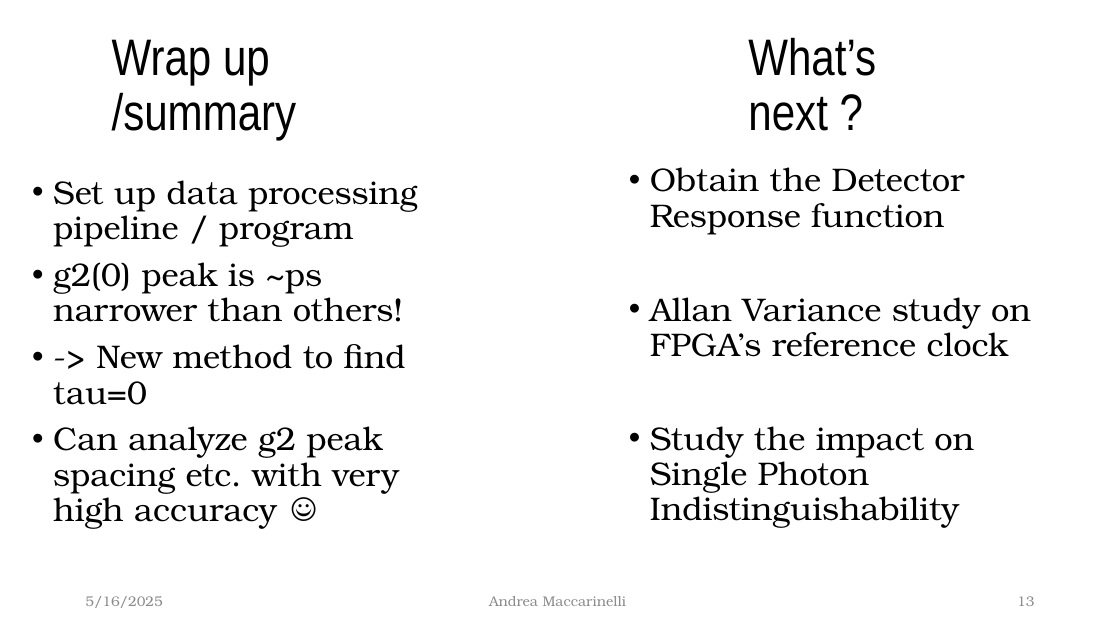
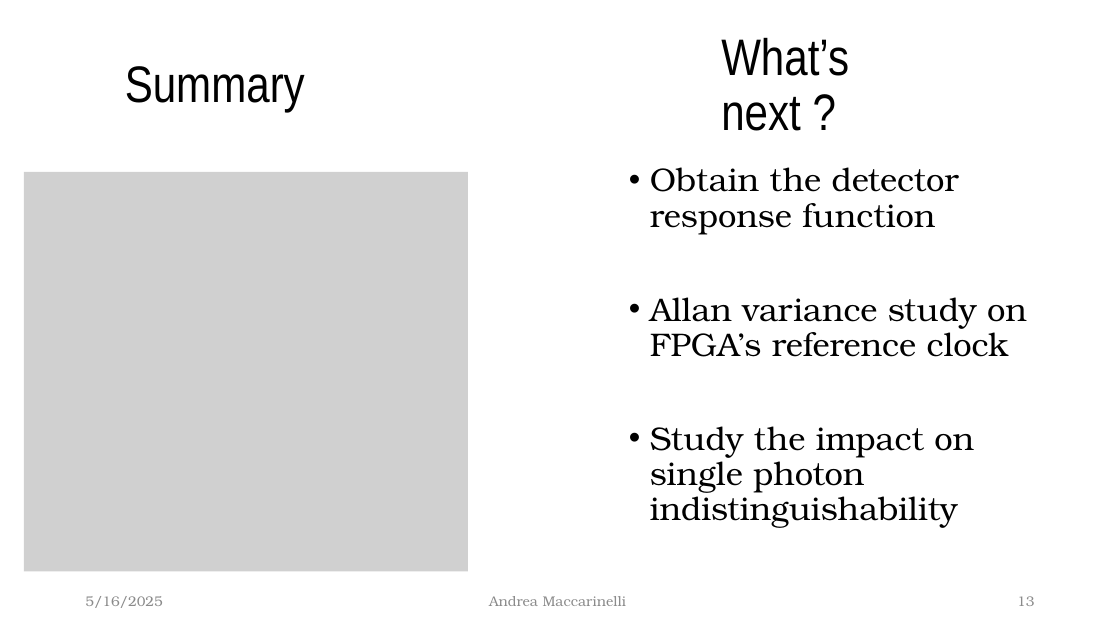
Before and after one commit to McMysterio23/MSc-Project, a slide deck: slide 13 of Midterm_Presentation/The effect of temporal jitter on single photon_v01_WL.pptx. Drawn at 1120x630 pixels with LibreOffice and Linux fonts; fonts in the diff are those of the drawing; grey boxes stand for pictures. Boxes give left, top, right and bottom in pixels: in the first picture for what was removed or moved away, otherwise in the second. Text is boxed around its words. In the diff, an @@ line names an element or a change of style, - is before the commit and + after.

```diff
--- a/Midterm_Presentation/The effect of temporal jitter on single photon_v01_WL.pptx
+++ b/Midterm_Presentation/The effect of temporal jitter on single photon_v01_WL.pptx
@@ title "What’s next ?": place and size @@
-title "What’s next ?" at <box>748,37,876,131</box>
+title "What’s next ?" at <box>721,37,849,131</box>
@@ text at <box>125,66,305,112</box>: text changed @@
-Wrap up /summary
+Summary
@@ picture added at <box>24,172,468,572</box> @@
@@ text at <box>650,167,1027,528</box>: text changed @@
-• Obtain the Detector Response function
-• Allan Variance study on FPGA’s reference clock
-• Study the impact on Single Photon Indistinguishability
+• Obtain the detector response function
+• Allan variance study on FPGA’s reference clock
+• Study the impact on single photon indistinguishability
@@ text removed at <box>53,180,418,529</box> @@
-• Set up data processing pipeline / program
-• g2(0) peak is ~ps narrower than others!
-• -> New method to find tau=0
-• Can analyze g2 peak spacing etc. with very high accuracy ☺
```
Also in this commit, not shown: 10 other slides changed, 1 slide removed.
